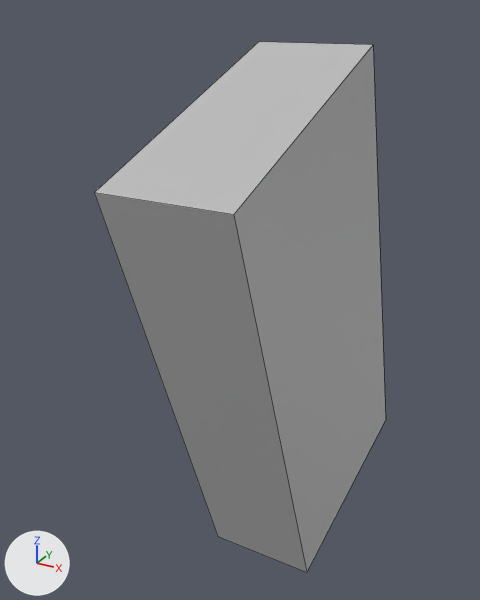
The FBX model Broken Dreams/Assets/3D Models/Weapons/G17/G17_Mag.fbx as it was, and as the next commit left it.
Camera for both pictures: a camera (50 mm lens) standing at (0.0811, -0.0759, 0.6458) and looking at (-0.0148, 0.0985, 0.5586). The axes (+X, +Y, +Z) are drawn at lower left. The lights are the same throughout. Mesh edges are drawn as thin lines. Where no turn or scale is listed for an object, it has been applied to the vertices.

Objects in the first picture: 'G17_Mag'.
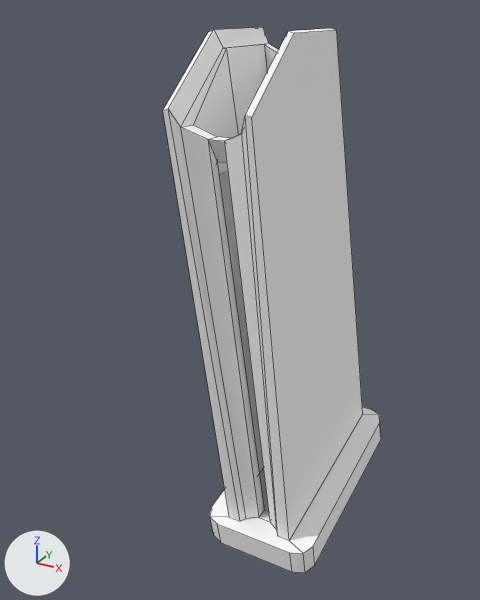
What changed in the scene script:
```text
Add mat_g17mat:
    mat_g17mat = principled_material('G17Mat')
    mat_g17mat.base_color = (1.0, 1.0, 1.0)  # white #ffffff
    mat_g17mat.roughness = 0.553
Change me_mesh:
    used by ob_g17_mag; location = (0.0, 0.022, 0.6244)
    remove me_mesh.from_pydata(...)  # 8 vertices, 6 faces; spans x -0.018..0.018, y 0.014..0.15, z -0.157..0.012
    remove me_mesh.materials.append(mat_phong1)  # grey #bcbcbc
    add me_mesh.from_pydata(...)  # 84 vertices, 64 faces; spans x -0.02..0.02, y -0.055..0.055, z -0.086..0.086
    me_mesh part 1: the whole mesh is rebuilt
    add me_mesh.materials.append(mat_g17mat)  # white #ffffff
Change ob_g17_mag:
    ob_g17_mag.location: (0.0, 0.022, 0.6244) -> (0.0, 0.1109, 0.5549)
```

Where the change shows, as pixel boxes (x1, y1, x2, y2) in the pictures (480 x 600 px):
'G17_Mag', reshaped, moved (25% narrower)
    before: (94, 42, 386, 572)
    after: (163, 27, 381, 573)
